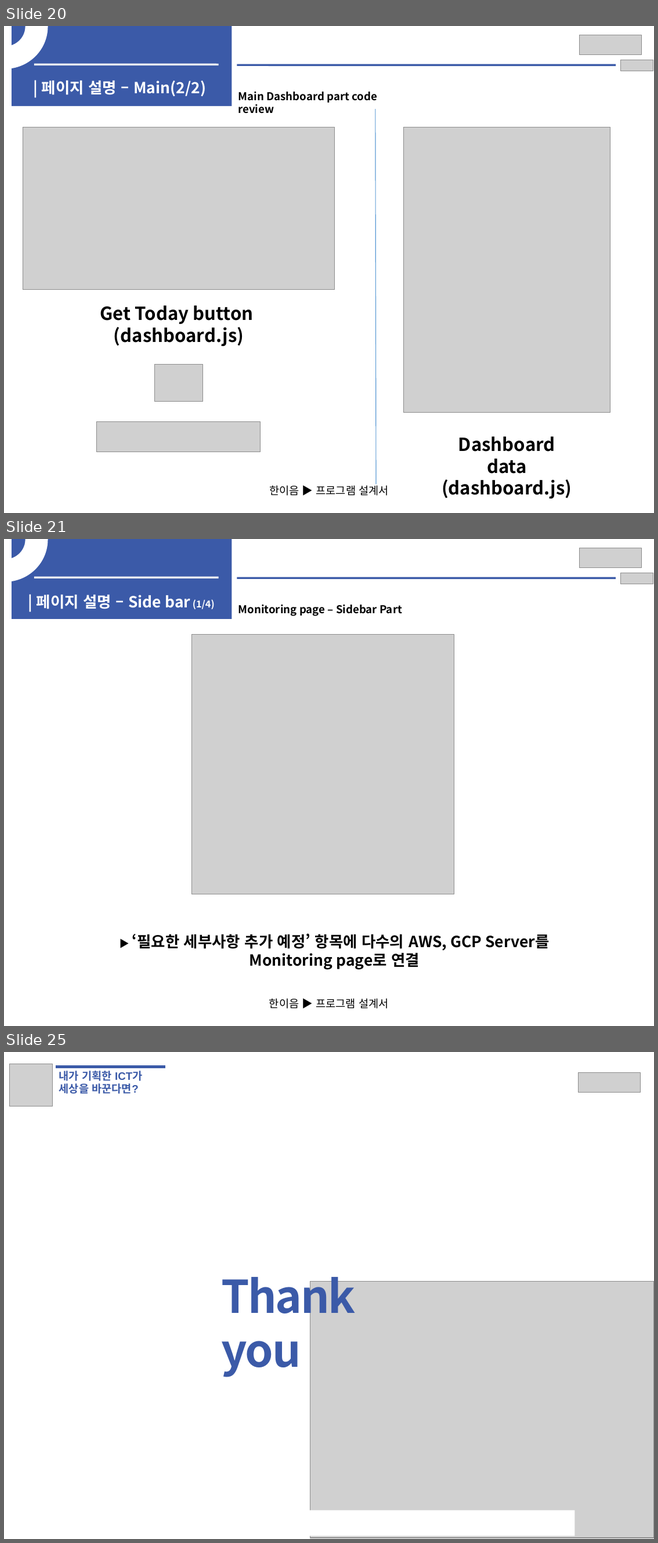
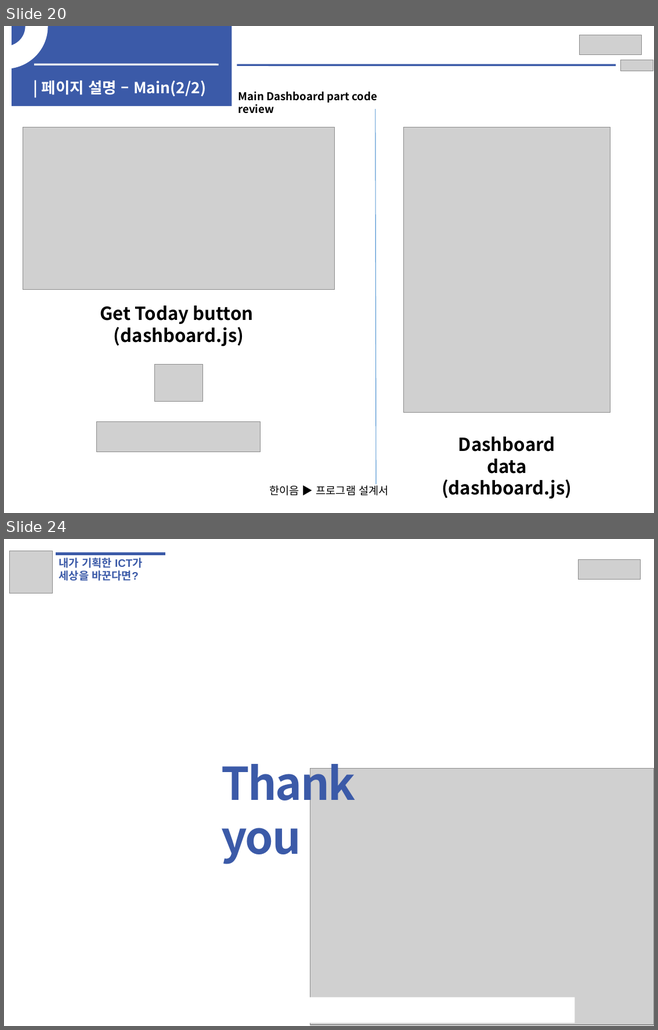
Before and after one commit to EOTAEGYU/Hanium_hy-cloud, a slide deck: 공모전 보고서/공모전 2차/2차 SW개발_HW제작설계서_응용소프트웨어(Hy-cloud).pptx. Shown one above the other, each under a label of ours: slides 20, 21 and 25 before the commit, slides 20 and 24 after it; the slides between them are not shown. The pictures are 658x1543 and 658x1030 pixels, drawn with LibreOffice and Linux fonts; fonts in the diff are those of the drawing; grey boxes stand for pictures. Boxes give left, top, right and bottom in pixels: in the first picture for what was removed or moved away, otherwise in the second. Text is boxed around its words. In the diff, an @@ line names an element or a change of style, - is before the commit and + after.

```diff
--- a/공모전 보고서/공모전 2차/2차 SW개발_HW제작설계서_응용소프트웨어(Hy-cloud).pptx
+++ b/공모전 보고서/공모전 2차/2차 SW개발_HW제작설계서_응용소프트웨어(Hy-cloud).pptx
@@ slide 21 removed at (4, 539, 654, 1026), background #FFFFFF @@
@@ arch (boxed as its full ring) removed at (4, 539, 47, 581) @@
@@ rectangle removed at (12, 539, 232, 619) @@
@@ picture removed at (579, 548, 641, 568) @@
@@ picture removed at (621, 573, 653, 584) @@
@@ line removed from (34, 577) to (219, 577) @@
@@ line removed from (237, 578) to (615, 578) @@
@@ text removed at (36, 595, 215, 609) @@
-| 페이지 설명 – Side bar (1/4)
@@ text removed at (238, 605, 402, 616) @@
-Monitoring page – Sidebar Part
@@ picture removed at (192, 635, 454, 895) @@
@@ text removed at (132, 933, 549, 969) @@
-▶ ‘필요한 세부사항 추가 예정’ 항목에 다수의 AWS, GCP Server를 Monitoring page로 연결
@@ text removed at (269, 998, 388, 1009) @@
-한이음 ▶ 프로그램 설계서
@@ what was slide 25 is now slide 24 @@
```
Also in this commit, not shown: 7 slides changed, 5 other files.
